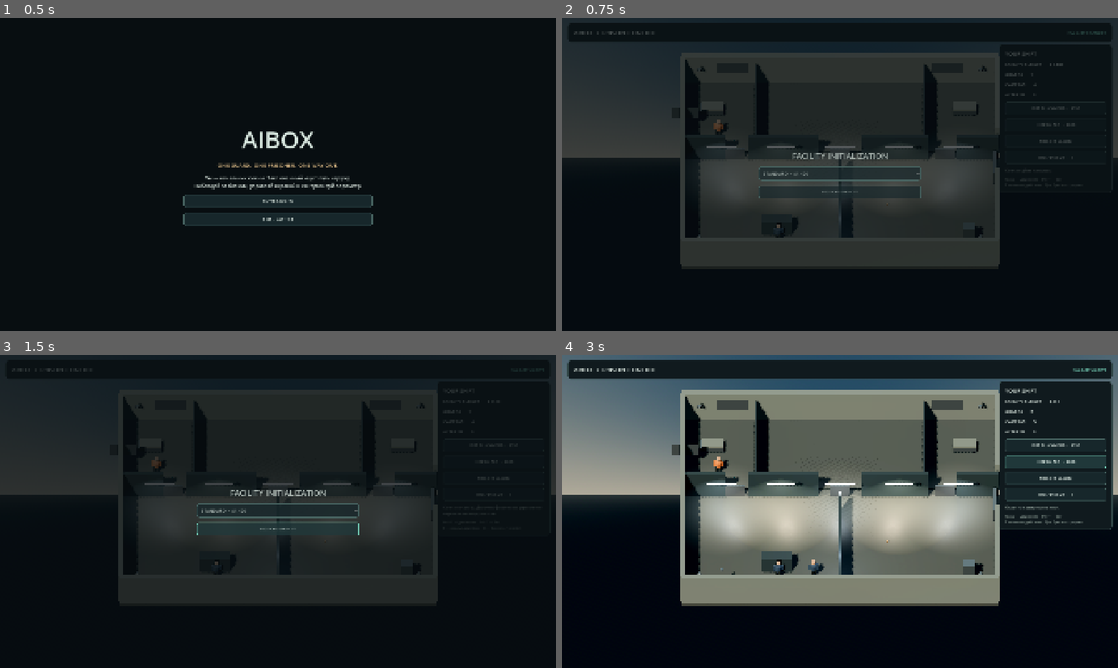
Above: before the commit, frames 1-4 (two rows, left to right).
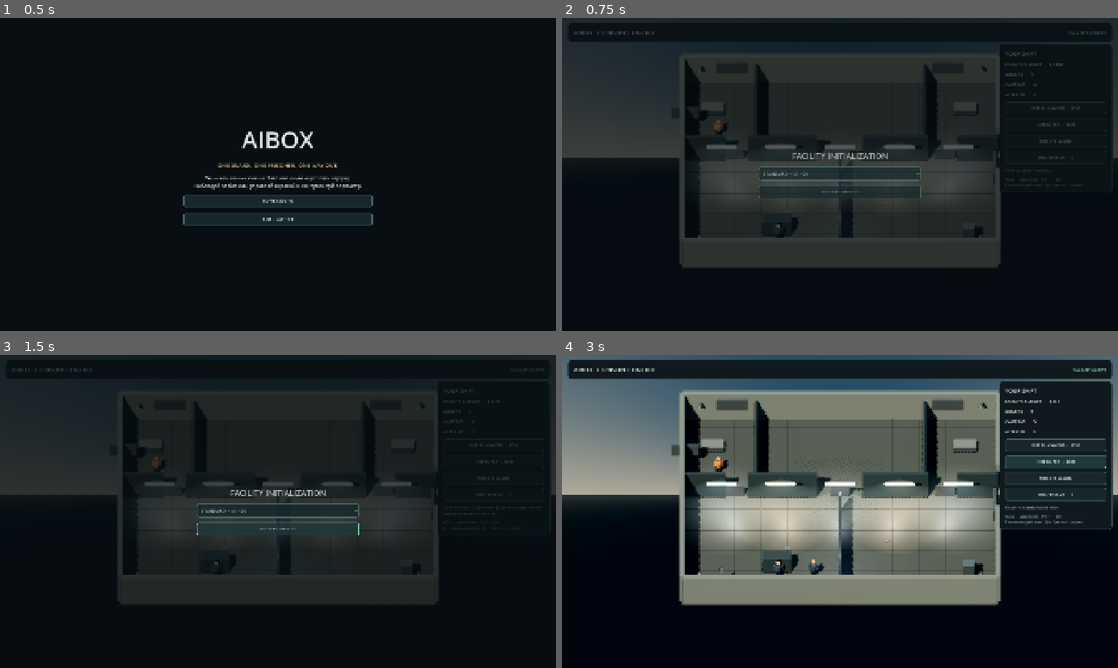
Above: after the commit, the same moments.

Repository: zmlsaggg/AIBOX
Game: Godot game, scene res://scenes/main.tscn
The game is run twice, just before and just after one commit, with the same random seed, the same clock (stepped at 60 frames per second) and the same inputs.
Inputs:
- Up to frame 1 (0.5 s): no input
- Up to frame 2 (0.75 s): click "ENTER FACILITY" at 0.5 s
- Up to frame 3 (1.5 s): click "BEGIN YOUR SHIFT" at 1.25 s
- Up to frame 4 (3 s): click "INSTALL CAMERA · $350" at 2 s; click "HIRE GUARD · $850" at 2.75 s

Frame 1 is identical in both runs. In frame 2, 0.3% of the frame differs, in the area x 21-79%, y 28-71%; in frame 3, 0.1%; in frame 4, 3.0%, in the area x 21-79%, y 11-81%.

Commit message:
feat(godot): enable Forward+ desktop rendering and Mobile Android profile

Diff:
--- a/godot/project.godot
+++ b/godot/project.godot
@@ -17,9 +17,11 @@
 window/stretch/mode="canvas_items"
 
 [rendering]
-renderer/rendering_method="gl_compatibility"
-renderer/rendering_method.mobile="gl_compatibility"
+renderer/rendering_method="forward_plus"
+renderer/rendering_method.mobile="mobile"
 textures/default_filters/use_nearest_mipmap_filter=false
+textures/default_filters/anisotropic_filtering_level=4
+anti_aliasing/quality/msaa_3d=2
 environment/defaults/default_clear_color=Color(0.035, 0.055, 0.06, 1)
 
 [physics]
